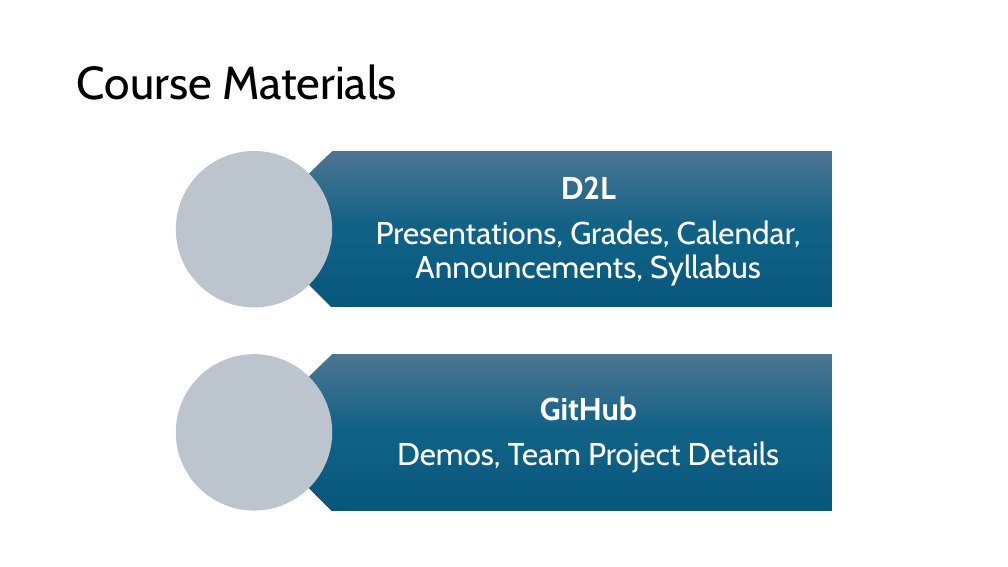
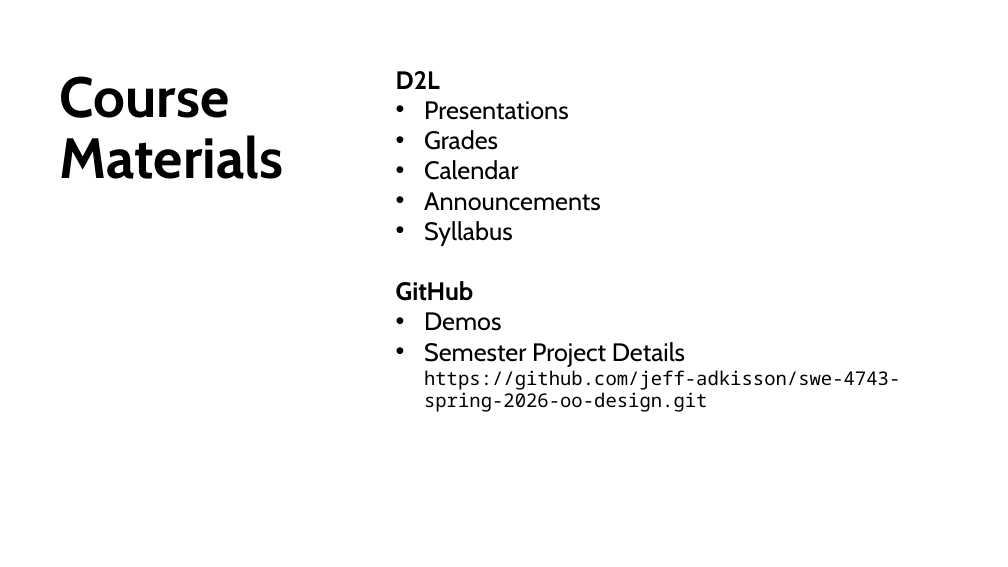
Before and after one commit to jeff-adkisson/swe-4743-spring-2026-oo-design, a slide deck: slide 2 of presentations/01-course-introduction.pptx. Drawn at 1008x567 pixels with LibreOffice and Linux fonts; fonts in the diff are those of the drawing. Boxes give left, top, right and bottom in pixels: in the first picture for what was removed or moved away, otherwise in the second. Text is boxed around its words. In the diff, an @@ line names an element or a change of style, - is before the commit and + after.

Commit message:
Updates course content and presentation materials
Refreshes the course introduction and design presentation slides with updated content.

[New]
- Adds information regarding course resources.

[Modified]
- Adjusts presentation layouts and content for clarity and accuracy.

sc-XXXX

```diff
--- a/presentations/01-course-introduction.pptx
+++ b/presentations/01-course-introduction.pptx
@@ title "Course Materials": place and size @@
-title "Course Materials" at (77, 64, 397, 100)
+title "Course Materials" at (60, 76, 284, 179)
@@ title "Course Materials" at (60, 76, 284, 179): size 44 to 54 pt, bold on; vertical alignment middle to bottom @@
@@ text added at (396, 71, 900, 412), 24 pt, text #000000 @@
+D2L
+• Presentations
+• Grades
+• Calendar
+• Announcements
+• Syllabus
+GitHub
+• Demos
+• Semester Project Details
+  https://github.com/jeff-adkisson/swe-4743-spring-2026-oo-design.git
@@ group removed at (176, 151, 833, 510): 2 pentagon arrows, 2 texts, 2 ellipses @@
-D2L
-Presentations, Grades, Calendar, Announcements, Syllabus
-GitHub
-Demos, Team Project Details
```
Also in this commit, not shown: 7 other files.
